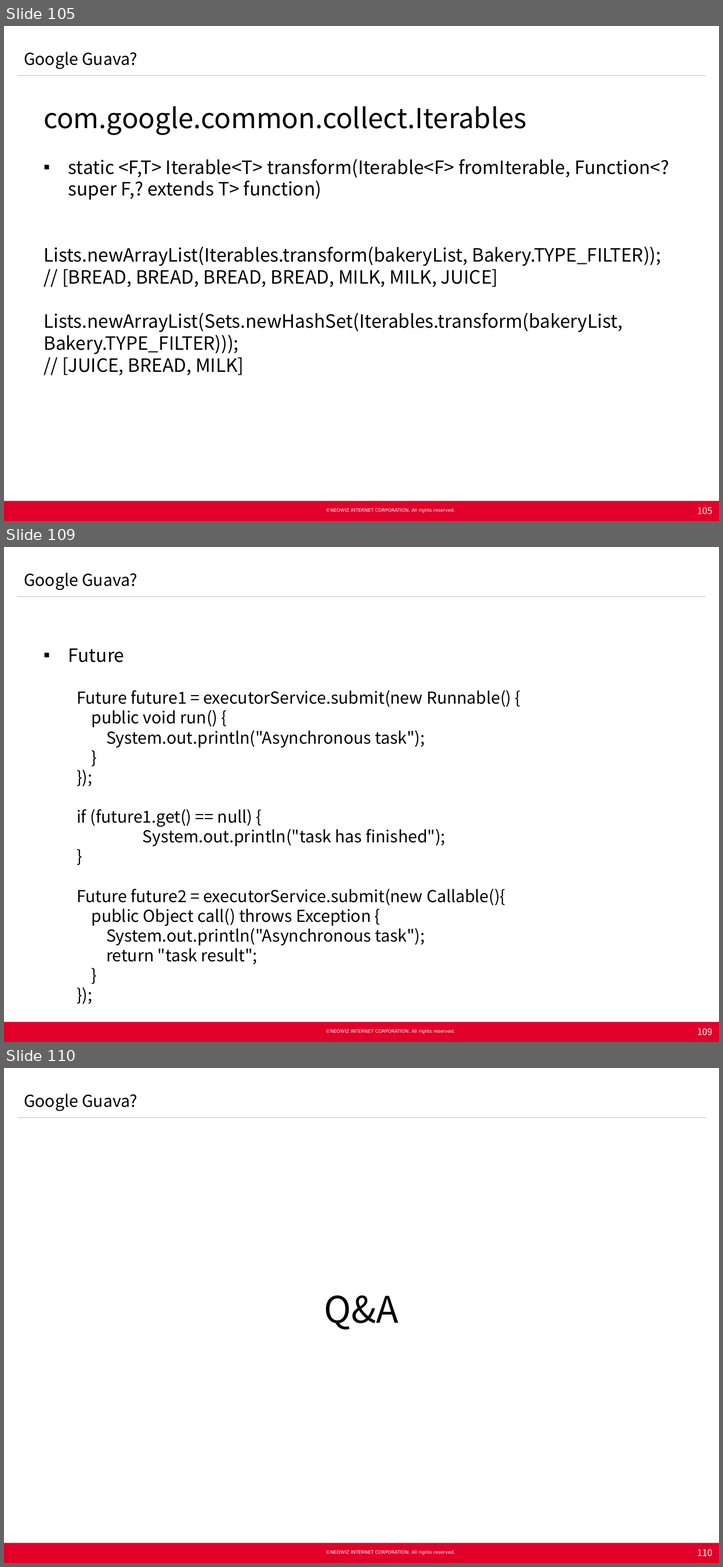
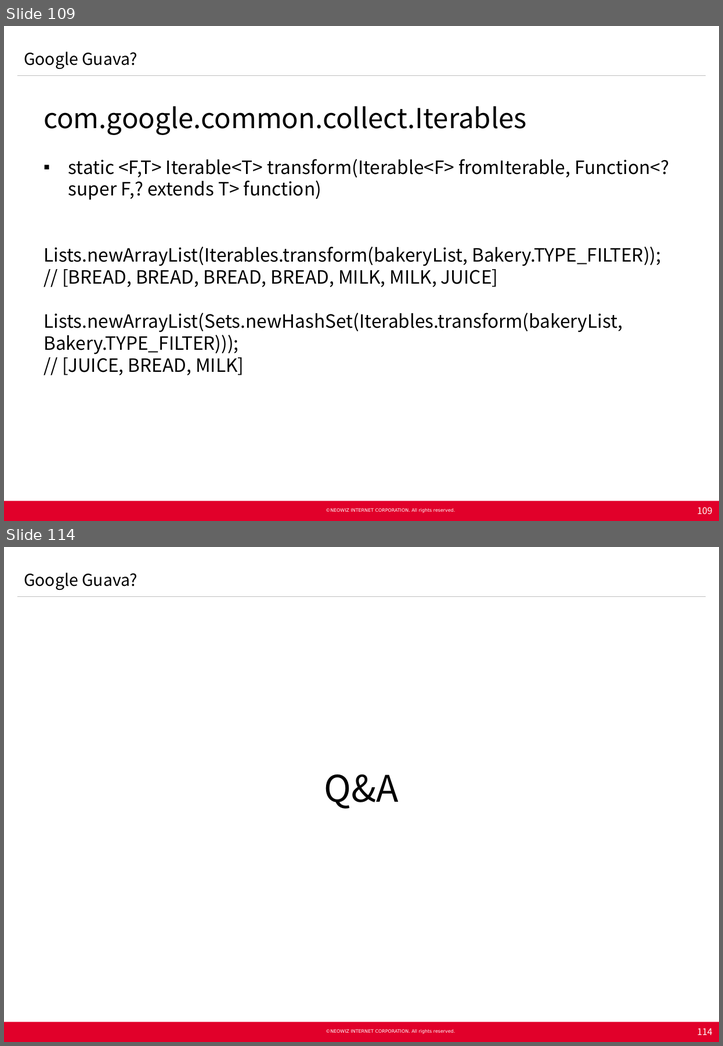
Before and after one commit to Neowizen/JavaStudy, a slide deck: Document/[2015.02.11] Java Study 1차 - Google Guava.pptx. Shown one above the other, each under a label of ours: slides 105, 109 and 110 before the commit, slides 109 and 114 after it; the slides between them are not shown. The pictures are 723x1567 and 723x1046 pixels, drawn with LibreOffice and Linux fonts; fonts in the diff are those of the drawing; background and template pictures are left out. Boxes give left, top, right and bottom in pixels: in the first picture for what was removed or moved away, otherwise in the second. Text is boxed around its words. In the diff, an @@ line names an element or a change of style, - is before the commit and + after.

Commit message:
자바 스터디 자료 - Guava 내용 추가

```diff
--- a/Document/[2015.02.11] Java Study 1차 - Google Guava.pptx
+++ b/Document/[2015.02.11] Java Study 1차 - Google Guava.pptx
@@ slide 109 removed at [4,547,719,1042], background #FFFFFF; not listed: 5 template elements that a slide beside it also shows @@
@@ text removed at [24,573,137,590] @@
-Google Guava?
@@ text removed at [68,648,511,965] @@
-  ▪ Future
-    Future future1 = executorService.submit(new Runnable() {
-    public void run() {
-    System.out.println("Asynchronous task");
-    }
-    });
-    if (future1.get() == null) {
-    System.out.println("task has finished");
-    }
-    Future future2 = executorService.submit(new Callable(){
-    public Object call() throws Exception {
-    System.out.println("Asynchronous task");
-    return "task result";
-    }
-    });
@@ page number removed at [697,1028,712,1035] @@
-109
@@ what was slide 105 is now slide 109 @@
@@ page number at [697,507,712,514]: text changed @@
-105
+109
@@ what was slide 110 is now slide 114 @@
@@ page number at [697,1028,712,1035]: text changed @@
-110
+114
```
Also in this commit, not shown: 3 slides changed, 6 slides added, 1 other slide removed, 2 other files.
